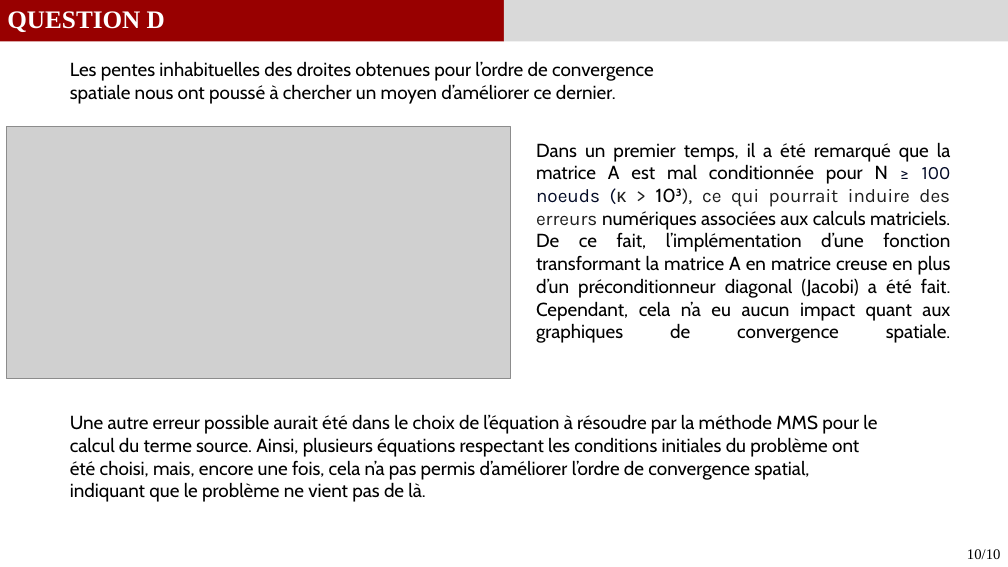
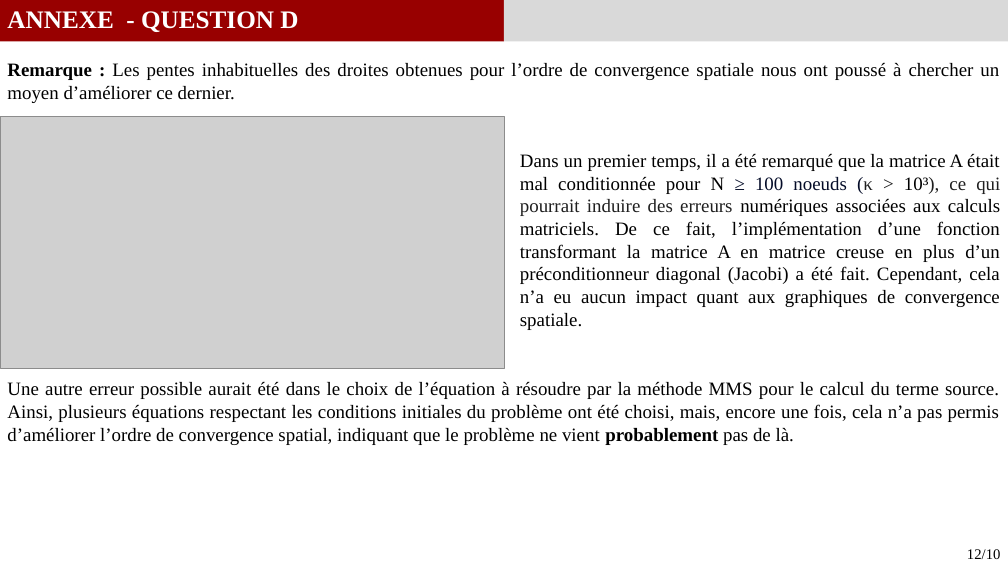
Before and after one commit to GauthierBRUNEL/MEC8211_devoir_2, a slide deck: slide 13 of doc/Rapport_Devoir2.pptx (slide 11 before the commit). Drawn at 1008x567 pixels with LibreOffice and Linux fonts; fonts in the diff are those of the drawing; grey boxes stand for pictures. Boxes give left, top, right and bottom in pixels: in the first picture for what was removed or moved away, otherwise in the second. Text is boxed around its words. In the diff, an @@ line names an element or a change of style, - is before the commit and + after.

```diff
--- a/doc/Rapport_Devoir2.pptx
+++ b/doc/Rapport_Devoir2.pptx
@@ text at bbox=[7, 11, 298, 32]: text changed @@
-QUESTION D
+ANNEXE - QUESTION D
@@ text at bbox=[7, 63, 999, 103]: text changed; font Cabin to Times New Roman @@
-Les pentes inhabituelles des droites obtenues pour l’ordre de convergence spatiale nous ont poussé à chercher un moyen d’améliorer ce dernier.
+Remarque : Les pentes inhabituelles des droites obtenues pour l’ordre de convergence spatiale nous ont poussé à chercher un moyen d’améliorer ce dernier.
@@ picture: place and size @@
-picture at bbox=[7, 126, 511, 378]
+picture at bbox=[0, 116, 504, 368]
@@ text at bbox=[520, 154, 1000, 330]: text changed; font Cabin to Times New Roman @@
-Dans un premier temps, il a été remarqué que la matrice A est mal conditionnée pour N ≥ 100 noeuds (κ > 10³), ce qui pourrait induire des erreurs numériques associées aux calculs matriciels. De ce fait, l’implémentation d’une fonction transformant la matrice A en matrice creuse en plus d’un préconditionneur diagonal (Jacobi) a été fait. Cependant, cela n’a eu aucun impact quant aux graphiques de convergence spatiale.
+Dans un premier temps, il a été remarqué que la matrice A était mal conditionnée pour N ≥ 100 noeuds (κ > 10³), ce qui pourrait induire des erreurs numériques associées aux calculs matriciels. De ce fait, l’implémentation d’une fonction transformant la matrice A en matrice creuse en plus d’un préconditionneur diagonal (Jacobi) a été fait. Cependant, cela n’a eu aucun impact quant aux graphiques de convergence spatiale.
@@ text at bbox=[7, 382, 999, 445]: text changed; font Cabin to Times New Roman @@
-Une autre erreur possible aurait été dans le choix de l’équation à résoudre par la méthode MMS pour le calcul du terme source. Ainsi, plusieurs équations respectant les conditions initiales du problème ont été choisi, mais, encore une fois, cela n’a pas permis d’améliorer l’ordre de convergence spatial, indiquant que le problème ne vient pas de là.
+Une autre erreur possible aurait été dans le choix de l’équation à résoudre par la méthode MMS pour le calcul du terme source. Ainsi, plusieurs équations respectant les conditions initiales du problème ont été choisi, mais, encore une fois, cela n’a pas permis d’améliorer l’ordre de convergence spatial, indiquant que le problème ne vient probablement pas de là.
@@ text at bbox=[967, 549, 1001, 559]: text changed @@
-10/10
+12/10
```
Also in this commit, not shown: 4 other slides changed.
